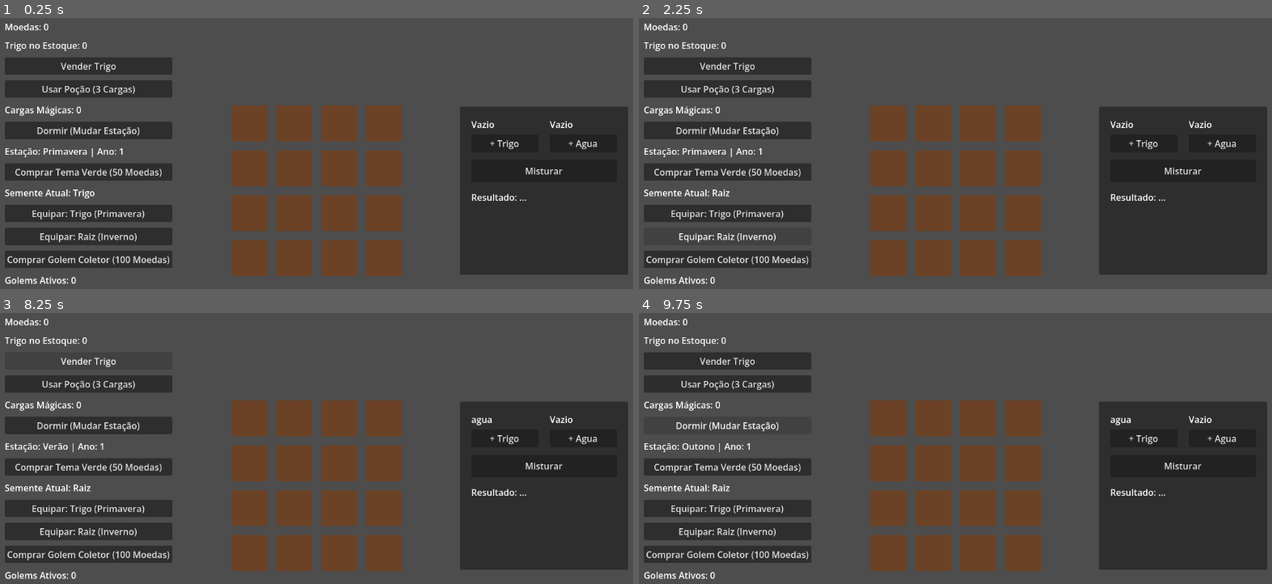
Above: before the commit, frames 1-4 (two rows, left to right).
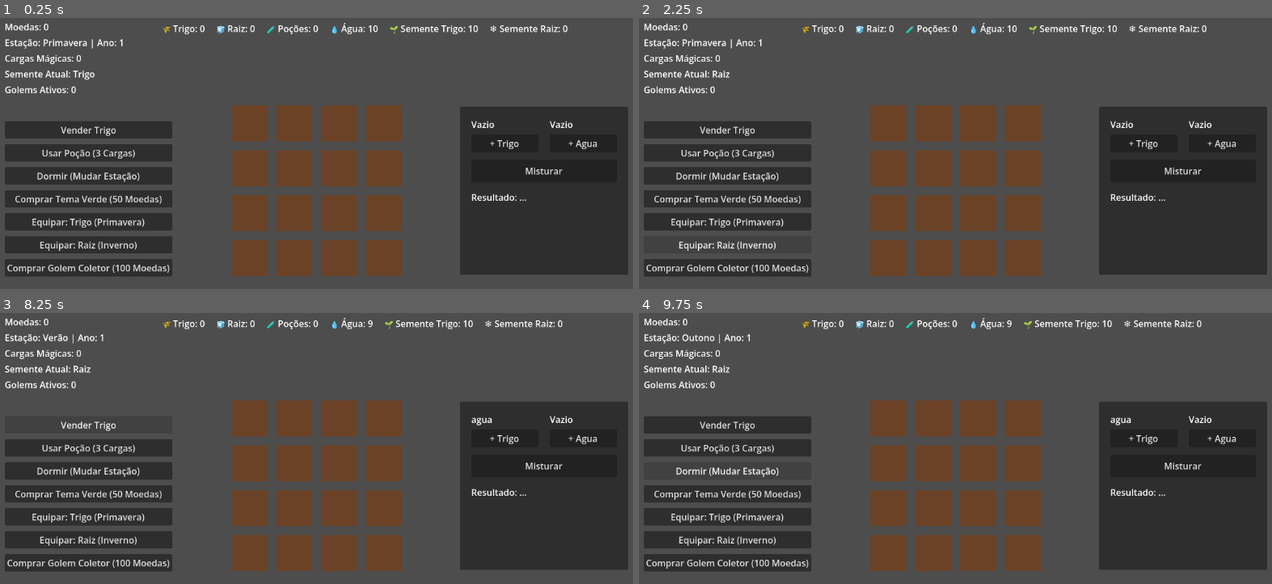
Above: after the commit, the same moments.

Repository: LeandroSatsuki/Cauldron-Crops
Game: Godot game, scene res://Scenes/Main.tscn
Same seed, same stepped clock (60 frames per second), same inputs: the game is played once before the commit and once after it.
Inputs:
- Up to frame 1 (0.25 s): no input
- Up to frame 2 (2.25 s): click "Vender Trigo" at 0.5 s; click "Equipar: Trigo (Primavera)" at 1.25 s; click "Equipar: Raiz (Inverno)" at 2 s
- Up to frame 3 (8.25 s): click "Usar Poção (3 Cargas)" at 2.75 s; click "Dormir (Mudar Estação)" at 3.5 s; click "Comprar Tema Verde (50 Moedas)" at 4.25 s; click "Comprar Golem Coletor (100 Mo…" at 5 s; click "+ Trigo" at 5.75 s; click "+ Agua" at 6.5 s; click "Misturar" at 7.25 s; click "Vender Trigo" at 8 s
- Up to frame 4 (9.75 s): click "Usar Poção (3 Cargas)" at 8.75 s; click "Dormir (Mudar Estação)" at 9.5 s

The runs differ from the first frame. In frame 1, 13% of the frame differs, in the area x 0-90%, y 1-99%; in frame 2, 12%; in frame 3, 12%; in frame 4, 13%.

Commit message:
estoque e floating text adicionados

Diff:
--- a/Scenes/UI.tscn
+++ b/Scenes/UI.tscn
@@ -5,20 +5,39 @@
 [node name="UI" type="CanvasLayer"]
 script = ExtResource("1_uigd")
 
-[node name="LeftPanel" type="VBoxContainer" parent="."]
+[node name="StatusPanel" type="VBoxContainer" parent="."]
 offset_left = 20.0
 offset_top = 20.0
 offset_right = 250.0
-offset_bottom = 350.0
-theme_override_constants/separation = 10
+offset_bottom = 180.0
+theme_override_constants/separation = 5
 
-[node name="MoedasLabel" type="Label" parent="LeftPanel"]
+[node name="MoedasLabel" type="Label" parent="StatusPanel"]
 layout_mode = 2
 text = "Moedas: 0"
 
-[node name="EstoqueLabel" type="Label" parent="LeftPanel"]
+[node name="SeasonLabel" type="Label" parent="StatusPanel"]
 layout_mode = 2
-text = "Trigo no Estoque: 0"
+text = "Estação: Primavera | Ano: 1"
+
+[node name="CargasLabel" type="Label" parent="StatusPanel"]
+layout_mode = 2
+text = "Cargas Mágicas: 0"
+
+[node name="SementeLabel" type="Label" parent="StatusPanel"]
+layout_mode = 2
+text = "Semente Atual: Trigo"
+
+[node name="GolemsLabel" type="Label" parent="StatusPanel"]
+layout_mode = 2
+text = "Golems Ativos: 0"
+
+[node name="LeftPanel" type="VBoxContainer" parent="."]
+offset_left = 20.0
+offset_top = 200.0
+offset_right = 250.0
+offset_bottom = 550.0
+theme_override_constants/separation = 10
 
 [node name="VenderButton" type="Button" parent="LeftPanel"]
 layout_mode = 2
@@ -28,25 +47,13 @@
 layout_mode = 2
 text = "Usar Poção (3 Cargas)"
 
-[node name="CargasLabel" type="Label" parent="LeftPanel"]
-layout_mode = 2
-text = "Cargas Mágicas: 0"
-
 [node name="DormirButton" type="Button" parent="LeftPanel"]
 layout_mode = 2
 text = "Dormir (Mudar Estação)"
 
-[node name="SeasonLabel" type="Label" parent="LeftPanel"]
-layout_mode = 2
-text = "Estação: Primavera | Ano: 1"
-
 [node name="ComprarCosmeticoButton" type="Button" parent="LeftPanel"]
 layout_mode = 2
 text = "Comprar Tema Verde (50 Moedas)"
-
-[node name="SementeLabel" type="Label" parent="LeftPanel"]
-layout_mode = 2
-text = "Semente Atual: Trigo"
 
 [node name="EquiparTrigoButton" type="Button" parent="LeftPanel"]
 layout_mode = 2
@@ -60,6 +67,33 @@
 layout_mode = 2
 text = "Comprar Golem Coletor (100 Moedas)"
 
-[node name="GolemsLabel" type="Label" parent="LeftPanel"]
+[node name="InventoryBar" type="HBoxContainer" parent="."]
+offset_left = 300.0
+offset_top = 20.0
+offset_right = 1000.0
+offset_bottom = 50.0
+theme_override_constants/separation = 20
+
+[node name="TrigoLabel" type="Label" parent="InventoryBar"]
 layout_mode = 2
-text = "Golems Ativos: 0"
+text = "🌾 Trigo: 0"
+
+[node name="RaizLabel" type="Label" parent="InventoryBar"]
+layout_mode = 2
+text = "🧊 Raiz: 0"
+
+[node name="PocoesLabel" type="Label" parent="InventoryBar"]
+layout_mode = 2
+text = "🧪 Poções: 0"
+
+[node name="AguaLabel" type="Label" parent="InventoryBar"]
+layout_mode = 2
+text = "💧 Água: 10"
+
+[node name="SementeBasicaLabel" type="Label" parent="InventoryBar"]
+layout_mode = 2
+text = "🌱 Semente Trigo: 10"
+
+[node name="SementeInvernoLabel" type="Label" parent="InventoryBar"]
+layout_mode = 2
+text = "❄️ Semente Raiz: 0"
--- a/Scripts/FarmPlot.gd
+++ b/Scripts/FarmPlot.gd
@@ -46,6 +46,10 @@
 				print("Semente fora de época! Essa planta não cresce nesta estação.")
 				return
 
+			if not GlobalInventory.remover_item(semente_id, 1):
+				print("Sem sementes deste tipo no estoque!")
+				return
+
 			var tempo = semente_atual.get("tempo_crescimento_segundos", 3.0)
 
 			# Configura o Timer com o tempo_crescimento_segundos
@@ -71,9 +75,16 @@
 				push_error("Autoload GlobalInventory não possui o método adicionar_item()!")
 				return
 
+			var ui = get_tree().current_scene.get_node_or_null("UI")
+			if ui and ui.has_method("criar_texto_flutuante"):
+				var nome_exibicao = "Trigo" if produto == "trigo" else "Raiz"
+				ui.criar_texto_flutuante("+1 " + nome_exibicao, global_position, Color.YELLOW)
+
 			# Drop Raro
 			if randf() <= 0.15:
 				GlobalInventory.adicionar_item("semente_inverno", 1)
+				if ui and ui.has_method("criar_texto_flutuante"):
+					ui.criar_texto_flutuante("💥 RARO!", global_position + Vector2(0, -20), Color(0.5, 0.2, 0.9))
 				print("💥 SORTE GRANDE! Drop raro: Semente de Inverno!")
 
 			# Reseta o estado para VAZIO
--- a/Scripts/GlobalInventory.gd
+++ b/Scripts/GlobalInventory.gd
@@ -1,6 +1,9 @@
 extends Node
 
-var inventario: Dictionary = {}
+var inventario: Dictionary = {
+	"semente_basica": 10,
+	"semente_inverno": 0
+}
 var cargas_crescimento: int = 0
 var semente_selecionada: String = "semente_basica"
 
--- a/Scripts/UI.gd
+++ b/Scripts/UI.gd
@@ -1,18 +1,25 @@
 extends CanvasLayer
 
-@onready var moedas_label: Label = $LeftPanel/MoedasLabel
-@onready var estoque_label: Label = $LeftPanel/EstoqueLabel
+@onready var moedas_label: Label = $StatusPanel/MoedasLabel
+@onready var season_label: Label = $StatusPanel/SeasonLabel
+@onready var cargas_label: Label = $StatusPanel/CargasLabel
+@onready var semente_label: Label = $StatusPanel/SementeLabel
+@onready var golems_label: Label = $StatusPanel/GolemsLabel
+
 @onready var vender_button: Button = $LeftPanel/VenderButton
 @onready var usar_pocao_button: Button = $LeftPanel/UsarPocaoButton
-@onready var cargas_label: Label = $LeftPanel/CargasLabel
 @onready var dormir_button: Button = $LeftPanel/DormirButton
-@onready var season_label: Label = $LeftPanel/SeasonLabel
 @onready var comprar_cosmetico_button: Button = $LeftPanel/ComprarCosmeticoButton
-@onready var semente_label: Label = $LeftPanel/SementeLabel
 @onready var equipar_trigo_button: Button = $LeftPanel/EquiparTrigoButton
 @onready var equipar_inverno_button: Button = $LeftPanel/EquiparInvernoButton
 @onready var comprar_golem_button: Button = $LeftPanel/ComprarGolemButton
-@onready var golems_label: Label = $LeftPanel/GolemsLabel
+
+@onready var trigo_label: Label = $InventoryBar/TrigoLabel
+@onready var raiz_label: Label = $InventoryBar/RaizLabel
+@onready var pocoes_label: Label = $InventoryBar/PocoesLabel
+@onready var agua_label: Label = $InventoryBar/AguaLabel
+@onready var semente_basica_label: Label = $InventoryBar/SementeBasicaLabel
+@onready var semente_inverno_label: Label = $InventoryBar/SementeInvernoLabel
 
 func _ready() -> void:
 	if vender_button:
@@ -33,19 +40,32 @@
 func _process(_delta: float) -> void:
 	if moedas_label:
 		moedas_label.text = "Moedas: " + str(EconomyManager.moedas)
-	if estoque_label:
-		var trigo_count = GlobalInventory.inventario.get("trigo", 0)
-		estoque_label.text = "Trigo no Estoque: " + str(trigo_count)
+	if season_label:
+		season_label.text = "Estação: " + SeasonManager.obter_nome_estacao() + " | Ano: " + str(SeasonManager.ano)
 	if cargas_label:
 		cargas_label.text = "Cargas Mágicas: " + str(GlobalInventory.cargas_crescimento)
-	if season_label:
-		season_label.text = "Estação: " + SeasonManager.obter_nome_estacao() + " | Ano: " + str(SeasonManager.ano)
+	if semente_label:
+		semente_label.text = "Semente Atual: " + ("Trigo" if GlobalInventory.semente_selecionada == "semente_basica" else "Raiz")
 	if golems_label:
 		golems_label.text = "Golems Ativos: " + str(EconomyManager.total_golems)
+
+	if trigo_label:
+		trigo_label.text = "🌾 Trigo: " + str(GlobalInventory.inventario.get("trigo", 0))
+	if raiz_label:
+		raiz_label.text = "🧊 Raiz: " + str(GlobalInventory.inventario.get("raiz_gelida", 0))
+	if pocoes_label:
+		pocoes_label.text = "🧪 Poções: " + str(GlobalInventory.inventario.get("pocao_crescimento", 0))
+	if agua_label:
+		agua_label.text = "💧 Água: " + str(GlobalInventory.inventario.get("agua", 0))
+	if semente_basica_label:
+		semente_basica_label.text = "🌱 Semente Trigo: " + str(GlobalInventory.inventario.get("semente_basica", 0))
+	if semente_inverno_label:
+		semente_inverno_label.text = "❄️ Semente Raiz: " + str(GlobalInventory.inventario.get("semente_inverno", 0))
 
 func _on_vender_button_pressed() -> void:
 	if GlobalInventory.remover_item("trigo", 1):
 		EconomyManager.adicionar_moedas(15)
+		criar_texto_flutuante("+15 Moedas", moedas_label.global_position + Vector2(100, 0), Color.GREEN)
 
 func _on_usar_pocao_button_pressed() -> void:
 	if GlobalInventory.remover_item("pocao_crescimento", 1):
@@ -61,14 +81,22 @@
 
 func _on_equipar_trigo_button_pressed() -> void:
 	GlobalInventory.semente_selecionada = "semente_basica"
-	if semente_label:
-		semente_label.text = "Semente Atual: Trigo"
 
 func _on_equipar_inverno_button_pressed() -> void:
 	GlobalInventory.semente_selecionada = "semente_inverno"
-	if semente_label:
-		semente_label.text = "Semente Atual: Raiz"
 
 func _on_comprar_golem_button_pressed() -> void:
 	if EconomyManager.remover_moedas(100):
 		EconomyManager.total_golems += 1
+
+func criar_texto_flutuante(texto: String, posicao_global: Vector2, cor: Color) -> void:
+	var label = Label.new()
+	label.text = texto
+	label.modulate = cor
+	label.global_position = posicao_global
+	add_child(label)
+
+	var tween = create_tween()
+	tween.tween_property(label, "global_position", posicao_global + Vector2(0, -50), 1.0)
+	tween.parallel().tween_property(label, "modulate:a", 0.0, 1.0)
+	tween.tween_callback(label.queue_free)
